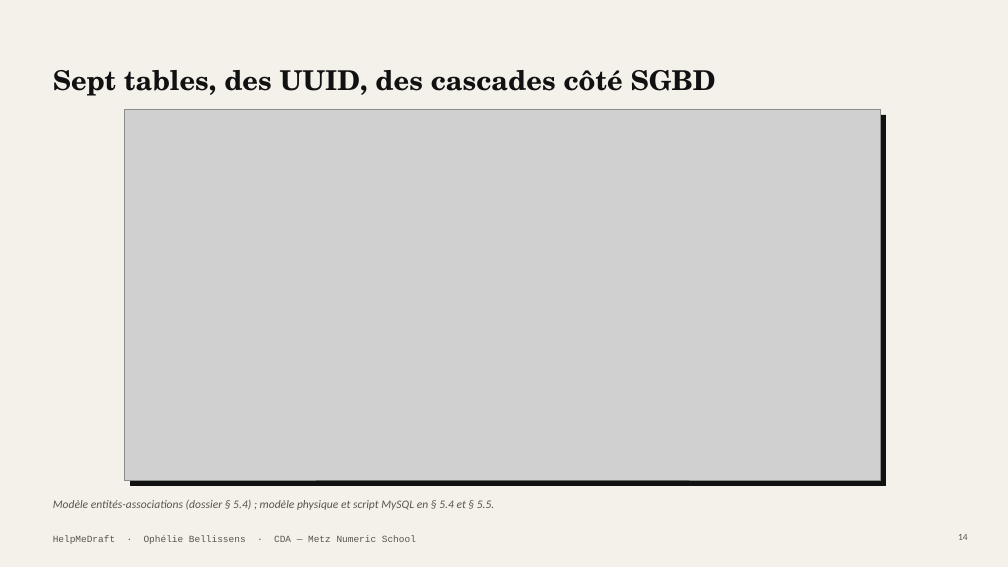
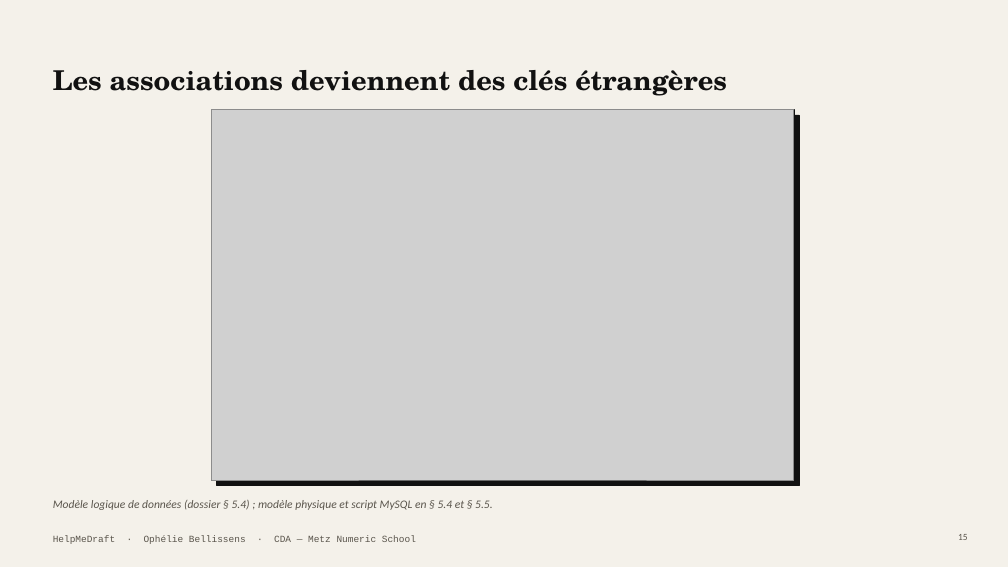
Before and after one commit to Equinoxya/HelpMeDraft---projet-fil-rouge, a slide deck: slide 15 of docs/Soutenance-HelpMeDraft.pptx (slide 14 before the commit). Drawn at 1008x567 pixels with LibreOffice and Linux fonts; fonts in the diff are those of the drawing; grey boxes stand for pictures. Boxes give left, top, right and bottom in pixels: in the first picture for what was removed or moved away, otherwise in the second. Text is boxed around its words. In the diff, an @@ line names an element or a change of style, - is before the commit and + after.

```diff
--- a/docs/Soutenance-HelpMeDraft.pptx
+++ b/docs/Soutenance-HelpMeDraft.pptx
@@ title at box(53, 70, 727, 96): text changed @@
-Sept tables, des UUID, des cascades côté SGBD
+Les associations deviennent des clés étrangères
@@ rectangle: place and size @@
-rectangle at box(125, 110, 881, 480)
+rectangle at box(212, 110, 794, 480)
@@ picture: place and size @@
-picture at box(125, 110, 881, 480)
+picture at box(212, 110, 794, 480)
@@ rectangle: place and size @@
-rectangle at box(130, 115, 886, 485)
+rectangle at box(217, 115, 799, 485)
@@ text at box(53, 500, 493, 510): text changed @@
-Modèle entités-associations (dossier § 5.4) ; modèle physique et script MySQL en § 5.4 et § 5.5.
+Modèle logique de données (dossier § 5.4) ; modèle physique et script MySQL en § 5.4 et § 5.5.
@@ page number at box(958, 534, 968, 540): text changed @@
-14
+15
```
Also in this commit, not shown: 1 slide added, 8 other files.
